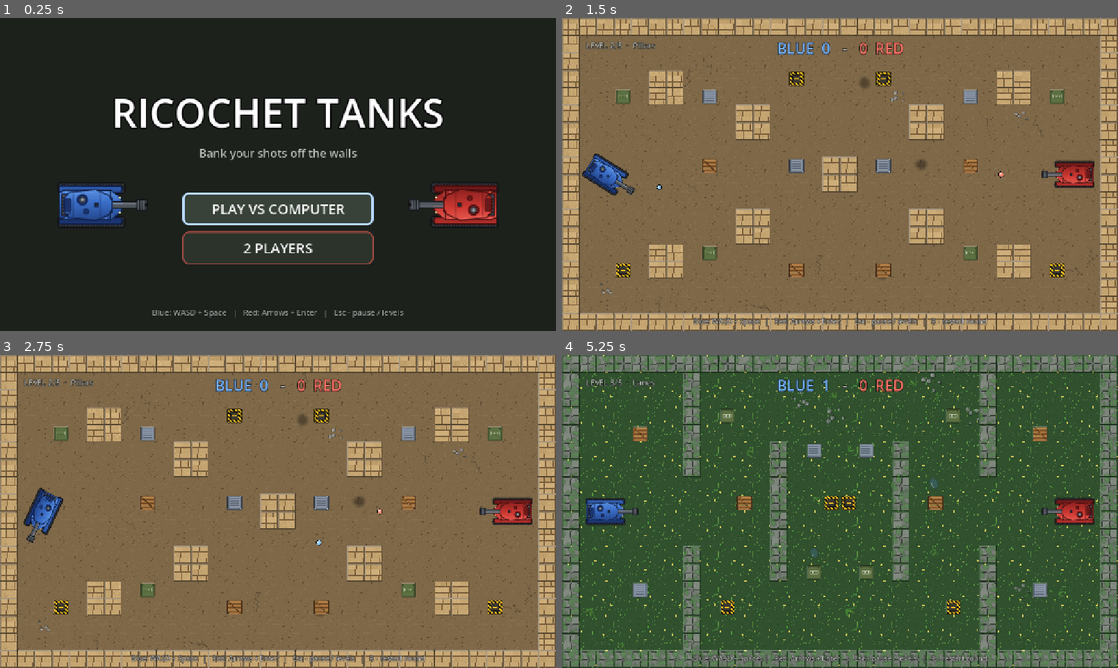
Above: before the commit, frames 1-4 (two rows, left to right).
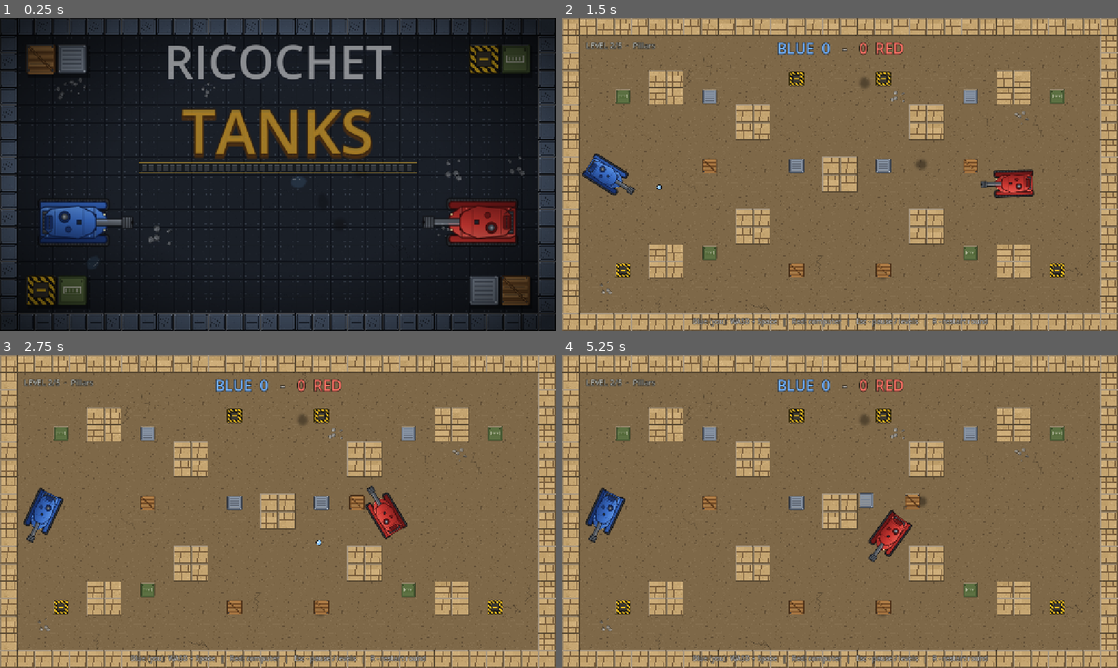
Above: after the commit, the same moments.

Repository: TimDev7/tank-game
Game: Godot game, scene res://game/menu/main_menu.tscn
Same seed, same stepped clock (60 frames per second), same inputs: the game is played once before the commit and once after it.
Inputs (mouse positions are in pixels of both pictures, inside the frame that each line leads up to; where the layout moved, square brackets give the same spot in the first picture):
- Up to frame 1 (0.25 s): no input
- Up to frame 2 (1.5 s): click (840, 218) [840, 246] at 0.5 s; tap Enter at 1.25 s; move the mouse to (962, 158) at 1.27 s; hold D (p1_right) from 1.28 s (still down); tap Space (p1_fire) at 1.35 s; click (962, 158) at 1.42 s
- Up to frame 3 (2.75 s): release D (p1_right) at 2 s; drag from (166, 527) to (250, 574) at 2.02 s
- Up to frame 4 (5.25 s): move the mouse to (895, 442) at 2.77 s; hold D (p1_right) 2.78-3.5 s; hold Shift 2.78-3.5 s; click (895, 442) at 2.92 s; drag from (812, 574) to (673, 464) at 3.52 s; move the mouse to (1006, 558) at 4.27 s; hold A (p1_left) 4.28-5 s; tap Ctrl at 4.35 s; click (1006, 558) at 4.42 s; tap M (menu) at 4.9 s; drag from (673, 464) to (756, 433) at 5.02 s

The runs differ from the first frame. In frame 1, 31% of the frame differs, in the area x 0-100%, y 0-100%; in frame 2, 1.9%; in frame 3, 2.2%; in frame 4, 99%.

Commit message:
Redesign main menu: live arena background, logo, mode buttons with tank icons
- menu_background.gd: steel floor, tile frame, corner crates, decals, two tanks firing ricochet shots with trails
- two-line logo with shadow and track strip, mode buttons with mini tanks and subtitles, intro animation
- include import files and uids for the new arena art and crate script

Co-Authored-By: Claude Sonnet 5.5 <noreply@anthropic.com>

Diff:
--- a/game/menu/main_menu.gd
+++ b/game/menu/main_menu.gd
@@ -1,14 +1,15 @@
 class_name MainMenu
 extends Control
 ## Главное меню. Строится кодом (как Hud).
-## Две кнопки, любая ведёт сразу в матч за один клик/Enter — правило CrazyGames
-## «сразу в игру или максимум один клик». Выбор уровня 1-5 — в меню паузы (клавиша P).
+## Живой фон (menu_background.gd) + логотип + две кнопки, любая ведёт сразу в матч за один клик/Enter —
+## правило CrazyGames «сразу в игру или максимум один клик». Выбор уровня 1-5 — в меню паузы (Esc).
 ## Все строки английские через tr(). Название — рабочее, заменить на финальное.
 
 signal start_requested(vs_ai: bool)
 
 const MATCH_SCENE := "res://game/match/match.tscn"
 const JUICY := preload("res://template/ui/components/juicy_button_component.tscn")
+const BACKGROUND := preload("res://game/menu/menu_background.gd")
 const HULLS := {
 	1: preload("res://game/tanks/art/tank_blue_hull.png"),
 	2: preload("res://game/tanks/art/tank_red_hull.png"),
@@ -19,6 +20,8 @@
 }
 const BLUE := Color(0.45, 0.7, 1.0)
 const RED := Color(1.0, 0.45, 0.4)
+const GOLD := Color(1.0, 0.78, 0.22)
+const MENU_FONT_COLOR := Color(0.93, 0.95, 0.93)
 
 @export var game_title: String = "RICOCHET TANKS"
 ## false — только сообщить сигналом (для автотеста), не менять сцену.
@@ -28,12 +31,16 @@
 var play_pvp_button: Button
 
 var _starting := false
+var _header: Control
+var _buttons_box: Control
+var _hint: Label
 
 
 func _ready() -> void:
 	set_anchors_and_offsets_preset(Control.PRESET_FULL_RECT)
 	_build()
 	play_ai_button.grab_focus()
+	_play_intro()
 
 
 func start(vs_ai: bool) -> void:
@@ -48,63 +55,87 @@
 
 
 func _build() -> void:
-	var bg := ColorRect.new()
-	bg.color = Color(0.11, 0.13, 0.11)
-	bg.set_anchors_and_offsets_preset(Control.PRESET_FULL_RECT)
-	bg.mouse_filter = Control.MOUSE_FILTER_IGNORE
-	add_child(bg)
-
-	# два танка друг против друга по бокам (абсолютные позиции под 1280x720)
-	_add_tank(1, Vector2(210, 430), 0.0)
-	_add_tank(2, Vector2(1070, 430), PI)
-
-	# вся вёрстка — одна вертикальная колонка по центру экрана
-	var column := VBoxContainer.new()
-	column.set_anchors_and_offsets_preset(Control.PRESET_FULL_RECT)
-	column.alignment = BoxContainer.ALIGNMENT_CENTER
-	column.add_theme_constant_override("separation", 14)
-	column.mouse_filter = Control.MOUSE_FILTER_IGNORE
-	add_child(column)
-
-	column.add_child(_label(game_title, 92, Color.WHITE))
-	column.add_child(_label(tr("Bank your shots off the walls"), 26, Color(0.75, 0.78, 0.75)))
-	var spacer := Control.new()
-	spacer.custom_minimum_size = Vector2(0, 44)
-	spacer.mouse_filter = Control.MOUSE_FILTER_IGNORE
-	column.add_child(spacer)
-
-	play_ai_button = _button(tr("PLAY VS COMPUTER"), BLUE)
+	add_child(BACKGROUND.new())
+
+	# --- логотип: две строки с тенью + «гусеничная» полоса ---
+	var words := game_title.split(" ", false, 1)
+	var top_word := words[0]
+	var bottom_word := words[1] if words.size() > 1 else ""
+	_header = VBoxContainer.new()
+	_header.set_anchors_and_offsets_preset(Control.PRESET_TOP_WIDE)
+	_header.offset_top = 22.0
+	_header.offset_bottom = 340.0
+	_header.add_theme_constant_override("separation", -8)
+	_header.mouse_filter = Control.MOUSE_FILTER_IGNORE
+	add_child(_header)
+	_header.add_child(_title_line(top_word, 108, Color.WHITE, Color(0.10, 0.12, 0.16)))
+	_header.add_child(_title_line(bottom_word, 138, GOLD, Color(0.36, 0.2, 0.04)))
+	var strip := TrackStrip.new()
+	strip.custom_minimum_size = Vector2(640, 22)
+	strip.size_flags_horizontal = Control.SIZE_SHRINK_CENTER
+	_header.add_child(strip)
+
+	# --- кнопки ---
+	_buttons_box = VBoxContainer.new()
+	_buttons_box.set_anchors_and_offsets_preset(Control.PRESET_CENTER_BOTTOM)
+	_buttons_box.grow_horizontal = Control.GROW_DIRECTION_BOTH
+	_buttons_box.grow_vertical = Control.GROW_DIRECTION_BEGIN
+	_buttons_box.offset_bottom = -92.0
+	_buttons_box.add_theme_constant_override("separation", 20)
+	_buttons_box.mouse_filter = Control.MOUSE_FILTER_IGNORE
+	add_child(_buttons_box)
+	play_ai_button = _mode_button(tr("PLAY VS COMPUTER"), tr("Solo  -  5 levels, crates and ricochets"), BLUE, [1], "AI")
 	play_ai_button.pressed.connect(start.bind(true))
-	column.add_child(play_ai_button)
-	play_pvp_button = _button(tr("2 PLAYERS"), RED)
+	_buttons_box.add_child(play_ai_button)
+	play_pvp_button = _mode_button(tr("2 PLAYERS"), tr("Same keyboard  -  WASD vs Arrows"), RED, [1, 2], "")
 	play_pvp_button.pressed.connect(start.bind(false))
-	column.add_child(play_pvp_button)
+	_buttons_box.add_child(play_pvp_button)
 
 	# фокус вверх/вниз по кругу
 	play_ai_button.focus_neighbor_top = play_pvp_button.get_path()
 	play_pvp_button.focus_neighbor_bottom = play_ai_button.get_path()
 
-	var hint := _label(tr("Blue: WASD + Space   |   Red: Arrows + Enter   |   Esc - pause / levels"), 18, Color(0.7, 0.72, 0.7, 0.9))
-	hint.set_anchors_and_offsets_preset(Control.PRESET_BOTTOM_WIDE)
-	hint.offset_top = -56.0
-	hint.offset_bottom = -26.0
-	add_child(hint)
-
-
-func _add_tank(player: int, pos: Vector2, rot: float) -> void:
-	var holder := Node2D.new()
-	holder.position = pos
-	holder.rotation = rot
-	holder.scale = Vector2(1.7, 1.7)
-	for tex in [HULLS[player], TURRETS[player]]:
-		var sprite := Sprite2D.new()
-		sprite.texture = tex
-		holder.add_child(sprite)
-	add_child(holder)
-	# лёгкое «покачивание», чтобы меню не было мёртвым
-	var tween := create_tween().set_loops()
-	tween.tween_property(holder, "rotation", rot + 0.05, 1.6).set_trans(Tween.TRANS_SINE).set_ease(Tween.EASE_IN_OUT)
-	tween.tween_property(holder, "rotation", rot - 0.05, 1.6).set_trans(Tween.TRANS_SINE).set_ease(Tween.EASE_IN_OUT)
+	# --- подсказка ---
+	_hint = _label(tr("Blue: WASD + Space   |   Red: Arrows + Enter   |   Esc - pause / levels"), 18, Color(0.82, 0.85, 0.82, 0.95))
+	_hint.set_anchors_and_offsets_preset(Control.PRESET_BOTTOM_WIDE)
+	_hint.offset_top = -52.0
+	_hint.offset_bottom = -22.0
+	add_child(_hint)
+
+
+## Плавное появление: фон уже живёт, логотип выезжает сверху, кнопки проявляются по очереди.
+func _play_intro() -> void:
+	_header.modulate.a = 0.0
+	var header_y := _header.position.y
+	_header.position.y = header_y - 40.0
+	play_ai_button.modulate.a = 0.0
+	play_pvp_button.modulate.a = 0.0
+	_hint.modulate.a = 0.0
+	var tween := create_tween().set_parallel(true)
+	tween.tween_property(_header, "modulate:a", 1.0, 0.5)
+	tween.tween_property(_header, "position:y", header_y, 0.6).set_trans(Tween.TRANS_BACK).set_ease(Tween.EASE_OUT)
+	tween.tween_property(play_ai_button, "modulate:a", 1.0, 0.4).set_delay(0.35)
+	tween.tween_property(play_pvp_button, "modulate:a", 1.0, 0.4).set_delay(0.5)
+	tween.tween_property(_hint, "modulate:a", 1.0, 0.4).set_delay(0.7)
+
+
+func _title_line(text: String, size: int, color: Color, shadow: Color) -> Control:
+	var holder := Control.new()
+	holder.custom_minimum_size = Vector2(0, size + 40)
+	holder.mouse_filter = Control.MOUSE_FILTER_IGNORE
+	for layer in [[Vector2(0, 8), shadow, 0], [Vector2.ZERO, color, 14]]:  # тень, затем сам текст
+		var label := _label(text, size, layer[1])
+		label.set_anchors_and_offsets_preset(Control.PRESET_FULL_RECT)
+		label.offset_top = layer[0].y
+		label.offset_bottom = layer[0].y
+		if layer[2] > 0:
+			label.add_theme_constant_override("outline_size", layer[2])
+			label.add_theme_color_override("font_outline_color", shadow.darkened(0.4))
+		else:
+			label.add_theme_constant_override("outline_size", 14)
+			label.add_theme_color_override("font_outline_color", shadow)
+		holder.add_child(label)
+	return holder
 
 
 func _label(text: String, size: int, color: Color) -> Label:
@@ -119,28 +150,95 @@
 	return label
 
 
-func _button(text: String, accent: Color) -> Button:
+## Кнопка режима: мини-танки слева, название и подпись справа.
+func _mode_button(title: String, subtitle: String, accent: Color, tank_players: Array, badge: String) -> Button:
 	var button := Button.new()
-	button.text = text
-	button.custom_minimum_size = Vector2(440, 76)
+	button.custom_minimum_size = Vector2(620, 96)
 	button.size_flags_horizontal = Control.SIZE_SHRINK_CENTER
 	button.focus_mode = Control.FOCUS_ALL
-	button.add_theme_font_size_override("font_size", 32)
-	button.add_theme_color_override("font_color", Color.WHITE)
-	button.add_theme_color_override("font_hover_color", Color.WHITE)
-	button.add_theme_color_override("font_focus_color", Color.WHITE)
-	button.add_theme_stylebox_override("normal", _style(Color(0.17, 0.2, 0.17), accent.darkened(0.35), 3))
-	button.add_theme_stylebox_override("hover", _style(Color(0.22, 0.26, 0.22), accent, 4))
-	button.add_theme_stylebox_override("pressed", _style(Color(0.13, 0.15, 0.13), accent, 4))
-	button.add_theme_stylebox_override("focus", _style(Color(0.22, 0.26, 0.22), accent.lightened(0.5), 5))
-	button.add_child(JUICY.instantiate())
+	button.add_theme_stylebox_override("normal", _style(Color(0.08, 0.10, 0.09, 0.82), accent.darkened(0.3), 3, accent, 12))
+	button.add_theme_stylebox_override("hover", _style(Color(0.14, 0.18, 0.15, 0.92), accent, 4, accent, 14))
+	button.add_theme_stylebox_override("pressed", _style(Color(0.05, 0.07, 0.06, 0.95), accent, 4, accent, 14))
+	button.add_theme_stylebox_override("focus", _style(Color(0.14, 0.18, 0.15, 0.92), accent.lightened(0.55), 5, accent.lightened(0.2), 14))
+	button.add_child(JUICY.instantiate())  # анимация нажатия из шаблона (первый ребёнок)
+
+	var row := HBoxContainer.new()
+	row.set_anchors_and_offsets_preset(Control.PRESET_FULL_RECT, Control.PRESET_MODE_MINSIZE, 20)
+	row.offset_left = 30.0
+	row.add_theme_constant_override("separation", 22)
+	row.alignment = BoxContainer.ALIGNMENT_BEGIN
+	row.mouse_filter = Control.MOUSE_FILTER_IGNORE
+	row.add_child(_tank_icon(tank_players, badge))
+	var texts := VBoxContainer.new()
+	texts.alignment = BoxContainer.ALIGNMENT_CENTER
+	texts.add_theme_constant_override("separation", 2)
+	texts.mouse_filter = Control.MOUSE_FILTER_IGNORE
+	var name_label := _label(title, 34, MENU_FONT_COLOR)
+	name_label.horizontal_alignment = HORIZONTAL_ALIGNMENT_LEFT
+	texts.add_child(name_label)
+	var sub_label := _label(subtitle, 17, Color(0.72, 0.76, 0.72))
+	sub_label.horizontal_alignment = HORIZONTAL_ALIGNMENT_LEFT
+	texts.add_child(sub_label)
+	row.add_child(texts)
+	button.add_child(row)
 	return button
 
 
-func _style(fill: Color, border: Color, width: int) -> StyleBoxFlat:
+## Мини-танки: [1] — синий (+ бейдж «AI»), [1, 2] — синий и красный лицом друг к другу.
+func _tank_icon(players: Array, badge: String) -> Control:
+	var icon := Control.new()
+	icon.custom_minimum_size = Vector2(132, 52)
+	icon.mouse_filter = Control.MOUSE_FILTER_IGNORE
+	var k := 0.38  # масштаб мини-танка
+	for i in players.size():
+		var player: int = players[i]
+		var cx := 34.0 + i * 64.0
+		for pair in [[HULLS[player], Vector2(96, 64)], [TURRETS[player], Vector2(160, 64)]]:
+			var rect := TextureRect.new()
+			rect.texture = pair[0]
+			rect.expand_mode = TextureRect.EXPAND_IGNORE_SIZE
+			rect.stretch_mode = TextureRect.STRETCH_SCALE
+			rect.size = pair[1] * k
+			rect.position = Vector2(cx, 26.0) - rect.size / 2.0
+			rect.pivot_offset = rect.size / 2.0
+			rect.rotation = 0.0 if i == 0 else PI
+			rect.mouse_filter = Control.MOUSE_FILTER_IGNORE
+			icon.add_child(rect)
+	if not badge.is_empty():
+		var tag := _label(badge, 20, Color(1.0, 0.85, 0.4))
+		tag.add_theme_stylebox_override("normal", _style(Color(0.2, 0.16, 0.05, 0.9), Color(1.0, 0.78, 0.22), 2, Color.TRANSPARENT, 0))
+		tag.position = Vector2(84, 10)
+		tag.size = Vector2(44, 32)
+		tag.vertical_alignment = VERTICAL_ALIGNMENT_CENTER
+		icon.add_child(tag)
+	return icon
+
+
+## accent_bar — толщина цветной планки слева (0 — без неё).
+func _style(fill: Color, border: Color, width: int, accent_bar_color: Color, accent_bar: int) -> StyleBoxFlat:
 	var style := StyleBoxFlat.new()
 	style.bg_color = fill
 	style.border_color = border
 	style.set_border_width_all(width)
+	if accent_bar > 0:
+		style.border_width_left = accent_bar
+		style.border_color = accent_bar_color if accent_bar_color.a > 0.0 else border
 	style.set_corner_radius_all(14)
+	style.shadow_color = Color(0, 0, 0, 0.45)
+	style.shadow_size = 8
+	style.shadow_offset = Vector2(0, 4)
 	return style
+
+
+## Декоративная «гусеничная» полоса под логотипом.
+class TrackStrip extends Control:
+	func _draw() -> void:
+		var w := size.x
+		var h := size.y
+		draw_rect(Rect2(0, 0, w, h), Color(0.07, 0.08, 0.08, 0.95))
+		draw_rect(Rect2(0, 0, w, h), Color(1.0, 0.78, 0.22, 0.9), false, 2.0)
+		var x := 8.0
+		while x < w - 8.0:
+			draw_rect(Rect2(x, 4.0, 10.0, h - 8.0), Color(0.3, 0.32, 0.34, 0.95))
+			draw_rect(Rect2(x, 4.0, 10.0, 2.0), Color(0.55, 0.58, 0.6, 0.9))
+			x += 16.0
--- /dev/null
+++ b/game/menu/menu_background.gd
@@ -0,0 +1,193 @@
+extends Node2D
+## Живой фон главного меню: стальной пол арены, рамка из тайлов, ящики по углам, декали, два танка,
+## которые по очереди стреляют, и пули, рикошетящие по экрану со светящимся следом.
+## Только оформление (подключается через preload, без class_name). Рисуется целиком в _draw.
+
+const FLOOR := preload("res://game/arena/art/floor_3.png")
+const TILES := preload("res://game/arena/art/tiles.png")
+const CRATES := preload("res://game/arena/art/crates.png")
+const DECALS := preload("res://game/arena/art/decals.png")
+const HULLS := {
+	1: preload("res://game/tanks/art/tank_blue_hull.png"),
+	2: preload("res://game/tanks/art/tank_red_hull.png"),
+}
+const TURRETS := {
+	1: preload("res://game/tanks/art/tank_blue_turret.png"),
+	2: preload("res://game/tanks/art/tank_red_turret.png"),
+}
+const SIZE := Vector2(1280, 720)
+const TILE := 40
+const STEEL_THEME := 3
+const BOUNDS := Rect2(52, 52, 1176, 616)  ## куда летят и где отскакивают пули (внутри рамки)
+const BULLET_SPEED := 340.0
+const TRAIL_POINTS := 26
+const TANK_SCALE := 1.8
+const FIRE_INTERVAL := 2.1
+const SHOT_COLORS := {1: Color(0.55, 0.78, 1.0), 2: Color(1.0, 0.55, 0.45)}
+
+var _shots: Array = []  # словари: pos, vel, trail, color, alive, life, bounces (без типа: filter() возвращает Array)
+var _flashes: Array = []
+var _tanks: Dictionary = {}
+var _fire_timer: float = 1.0
+var _next_shooter: int = 1
+var _rng := RandomNumberGenerator.new()
+
+
+func _ready() -> void:
+	texture_filter = CanvasItem.TEXTURE_FILTER_NEAREST
+	_rng.seed = 424242
+	_tanks[1] = _make_tank(1, Vector2(170, 470), 0.0)
+	_tanks[2] = _make_tank(2, Vector2(1110, 470), PI)
+	_add_vignette()
+
+
+func _process(delta: float) -> void:
+	_fire_timer -= delta
+	if _fire_timer <= 0.0:
+		_fire_timer = FIRE_INTERVAL
+		_fire(_next_shooter)
+		_next_shooter = 3 - _next_shooter
+	for shot in _shots:
+		_step_shot(shot, delta)
+	_shots = _shots.filter(func(s): return not s.trail.is_empty())
+	for flash in _flashes:
+		flash.time -= delta
+	_flashes = _flashes.filter(func(f): return f.time > 0.0)
+	queue_redraw()
+
+
+func _draw() -> void:
+	# пол + затемнение
+	draw_texture_rect(FLOOR, Rect2(Vector2.ZERO, SIZE), true)
+	draw_rect(Rect2(Vector2.ZERO, SIZE), Color(0, 0, 0, 0.42))
+
+	# декали на полу (фиксированный узор)
+	var rng := RandomNumberGenerator.new()
+	rng.seed = 99
+	for i in 14:
+		var pos := Vector2(rng.randf_range(90, 1190), rng.randf_range(90, 630))
+		var kind := rng.randi_range(0, 5)
+		draw_set_transform(pos, rng.randf_range(0.0, TAU), Vector2.ONE * rng.randf_range(1.0, 1.7))
+		draw_texture_rect_region(DECALS, Rect2(-20, -20, 40, 40), Rect2(kind * 40, 0, 40, 40), Color(1, 1, 1, 0.5))
+	draw_set_transform(Vector2.ZERO, 0.0, Vector2.ONE)
+
+	# рамка из стальных тайлов
+	for x in int(SIZE.x / TILE):
+		_draw_wall_tile(Vector2(x, 0))
+		_draw_wall_tile(Vector2(x, SIZE.y / TILE - 1))
+	for y in range(1, int(SIZE.y / TILE) - 1):
+		_draw_wall_tile(Vector2(0, y))
+		_draw_wall_tile(Vector2(SIZE.x / TILE - 1, y))
+
+	# ящики по углам
+	for crate in [[Vector2(58, 58), 0], [Vector2(130, 58), 1], [Vector2(1150, 58), 2], [Vector2(1078, 58), 3],
+			[Vector2(58, 590), 3], [Vector2(130, 590), 2], [Vector2(1150, 590), 0], [Vector2(1078, 590), 1]]:
+		var rect := Rect2(crate[0], Vector2(72, 72))
+		draw_rect(Rect2(rect.position + Vector2(5, 7), rect.size), Color(0, 0, 0, 0.35))  # тень
+		draw_texture_rect_region(CRATES, rect, Rect2(crate[1] * 36, 0, 36, 36))
+
+	# следы и пули
+	for shot in _shots:
+		var trail: Array = shot.trail
+		var color: Color = shot.color
+		for i in range(1, trail.size()):
+			var t := float(i) / trail.size()
+			draw_line(trail[i - 1], trail[i], Color(color, 0.9 * t), 2.0 + 6.0 * t)
+		if shot.alive:
+			draw_circle(shot.pos, 8.0, Color(color, 0.25))
+			draw_circle(shot.pos, 6.5, Color(0.05, 0.05, 0.07, 0.9))
+			draw_circle(shot.pos, 5.0, color)
+			draw_circle(shot.pos + Vector2(-1.5, -1.5), 2.0, Color(1, 1, 1, 0.8))
+	for flash in _flashes:
+		var k: float = flash.time / 0.16
+		draw_circle(flash.pos, 20.0 * k + 6.0, Color(1.0, 0.85, 0.4, 0.8 * k))
+		draw_circle(flash.pos, 10.0 * k + 3.0, Color(1, 1, 1, k))
+
+
+func _draw_wall_tile(cell: Vector2) -> void:
+	var variant := posmod(int(cell.x) * 7 + int(cell.y) * 13, 3)
+	draw_texture_rect_region(TILES, Rect2(cell * TILE, Vector2(TILE, TILE)), Rect2(STEEL_THEME * TILE, variant * TILE, TILE, TILE))
+
+
+func _make_tank(player: int, pos: Vector2, rot: float) -> Node2D:
+	var holder := Node2D.new()
+	holder.position = pos
+	holder.rotation = rot
+	holder.scale = Vector2.ONE * TANK_SCALE
+	for tex in [HULLS[player], TURRETS[player]]:
+		var sprite := Sprite2D.new()
+		sprite.texture = tex
+		sprite.texture_filter = CanvasItem.TEXTURE_FILTER_LINEAR  # танки гладкие, как в игре
+		holder.add_child(sprite)
+	add_child(holder)
+	# лёгкое покачивание
+	var tween := create_tween().set_loops()
+	tween.tween_property(holder, "rotation", rot + 0.04, 1.7).set_trans(Tween.TRANS_SINE).set_ease(Tween.EASE_IN_OUT)
+	tween.tween_property(holder, "rotation", rot - 0.04, 1.7).set_trans(Tween.TRANS_SINE).set_ease(Tween.EASE_IN_OUT)
+	return holder
+
+
+func _fire(player: int) -> void:
+	var tank: Node2D = _tanks[player]
+	var facing := Vector2.RIGHT.rotated(0.0 if player == 1 else PI)
+	var angle := _rng.randf_range(0.28, 0.75) * (1.0 if _rng.randf() < 0.5 else -1.0)
+	var dir := facing.rotated(angle)
+	var muzzle := tank.position + facing * 78.0 * TANK_SCALE
+	_shots.append({
+		"pos": muzzle, "vel": dir * BULLET_SPEED, "trail": [muzzle] as Array, "color": SHOT_COLORS[player],
+		"alive": true, "life": 9.0, "bounces": 0,
+	})
+	_flashes.append({"pos": muzzle, "time": 0.16})
+	# отдача
+	var home := tank.position
+	var tween := create_tween()
+	tween.tween_property(tank, "position", home - facing * 12.0, 0.06)
+	tween.tween_property(tank, "position", home, 0.25).set_trans(Tween.TRANS_BACK).set_ease(Tween.EASE_OUT)
+
+
+func _step_shot(shot: Dictionary, delta: float) -> void:
+	var trail: Array = shot.trail
+	if shot.alive:
+		shot.life -= delta
+		var pos: Vector2 = shot.pos + shot.vel * delta
+		var vel: Vector2 = shot.vel
+		if pos.x < BOUNDS.position.x or pos.x > BOUNDS.end.x:
+			vel.x = -vel.x
+			pos.x = clampf(pos.x, BOUNDS.position.x, BOUNDS.end.x)
+			shot.bounces += 1
+		if pos.y < BOUNDS.position.y or pos.y > BOUNDS.end.y:
+			vel.y = -vel.y
+			pos.y = clampf(pos.y, BOUNDS.position.y, BOUNDS.end.y)
+			shot.bounces += 1
+		shot.pos = pos
+		shot.vel = vel
+		trail.append(pos)
+		if shot.life <= 0.0 or shot.bounces > 7:
+			shot.alive = false
+	# след догоняет: короткий хвост, а после гибели пули тает целиком
+	var limit := TRAIL_POINTS if shot.alive else 0
+	while trail.size() > limit:
+		trail.pop_front()
+		if not shot.alive:
+			break
+
+
+func _add_vignette() -> void:
+	var gradient := Gradient.new()
+	gradient.set_color(0, Color(0, 0, 0, 0.0))
+	gradient.set_color(1, Color(0, 0, 0, 0.72))
+	gradient.set_offset(0, 0.45)
+	var texture := GradientTexture2D.new()
+	texture.gradient = gradient
+	texture.fill = GradientTexture2D.FILL_RADIAL
+	texture.fill_from = Vector2(0.5, 0.5)
+	texture.fill_to = Vector2(1.0, 0.95)
+	texture.width = 256
+	texture.height = 144
+	var rect := TextureRect.new()
+	rect.texture = texture
+	rect.size = SIZE
+	rect.expand_mode = TextureRect.EXPAND_IGNORE_SIZE
+	rect.stretch_mode = TextureRect.STRETCH_SCALE
+	rect.mouse_filter = Control.MOUSE_FILTER_IGNORE
+	add_child(rect)
Not shown, added: game/arena/art/crates.png.import
Not shown, added: game/arena/art/decals.png.import
Not shown, added: game/arena/art/floor_0.png.import
Not shown, added: game/arena/art/floor_1.png.import
Not shown, added: game/arena/art/floor_2.png.import
Not shown, added: game/arena/art/floor_3.png.import
Not shown, added: game/arena/art/floor_4.png.import
Not shown, added: game/arena/art/tiles.png.import
Not shown, added: game/arena/crate.gd.uid
Not shown, added: tools/check_crates.gd.uid
